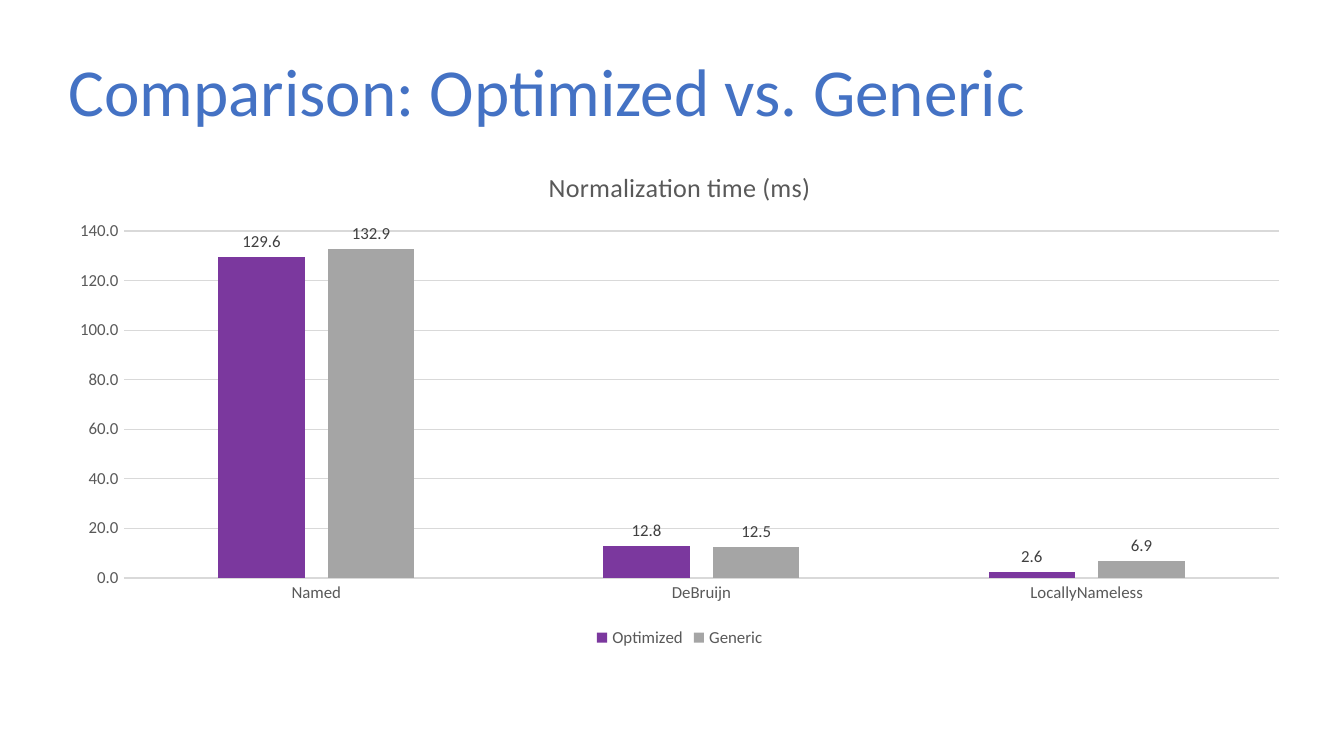
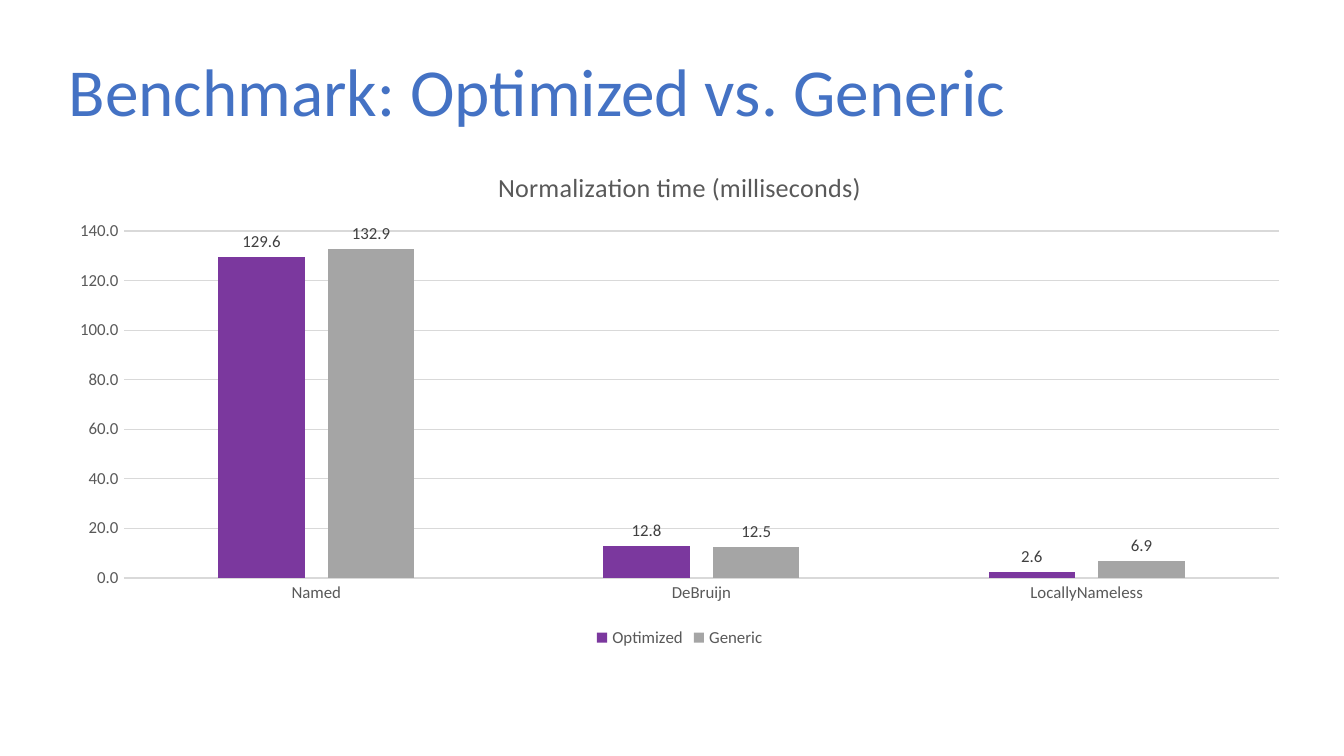
Before and after one commit to sweirich/lambda-n-ways, a slide deck: slide 30 of doc/love-2021.pptx (slide 31 before the commit). Drawn at 1344x756 pixels with LibreOffice and Linux fonts; fonts in the diff are those of the drawing. Boxes give left, top, right and bottom in pixels: in the first picture for what was removed or moved away, otherwise in the second. Text is boxed around its words. In the diff, an @@ line names an element or a change of style, - is before the commit and + after.

```diff
--- a/doc/love-2021.pptx
+++ b/doc/love-2021.pptx
@@ title at <box>69,69,1005,127</box>: text changed @@
-Comparison: Optimized vs. Generic
+Benchmark: Optimized vs. Generic
@@ column chart at <box>55,148,1304,652</box> @@
@@ title "Normalization time (ms) " to "Normalization time (milliseconds) " @@
```
Also in this commit, not shown: 14 other slides changed, 2 slides added.
